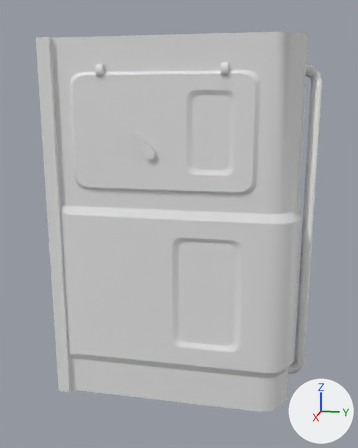
An edit to the Blender file Sources/Unity/Assets/EVA/CrewCabin.blend, drawn before and after from the same camera.
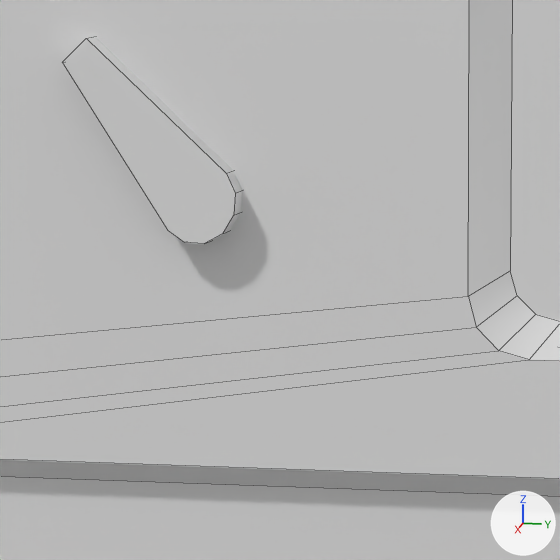
Each version is shown whole from a 50 mm camera at (3.069, 0.633, 0.58) aimed at (0.049, 0.029, -0.175), then close up on the part from 34% to 56% of the width and 28% to 45% of the height. Every picture has the same lights, and +X, +Y and +Z are marked at lower right. The close-ups show mesh edges as thin lines. Materials are left out; every surface is plain grey.

Script lines for the objects in view, before the commit:
```python
me_mk2crewcabin_001 = bpy.data.meshes.new('Mk2CrewCabin.001')
me_mk2crewcabin_001.from_pydata(...)  # 692 vertices, 644 faces; spans x -0.97..0.98, y -0.72..0.8, z -0.85..0.85
me_mk2crewcabin_001.materials.append(mat_material)
me_mk2crewcabin_012 = bpy.data.meshes.new('Mk2CrewCabin.012')
me_mk2crewcabin_012.from_pydata(...)  # 82 vertices, 5 faces; spans x -0.95..0.95, y 0.21..0.72, z -0.52..0.71
me_mk2crewcabin_012.materials.append(mat_material_001)
ob_model = bpy.data.objects.new('Model', me_mk2crewcabin_001)
ob_model.parent = ob_crewcabin
ob_model.matrix_parent_inverse = Matrix(((1.0, 0.0, 0.0, 0.0), (0.0, 0.0, 1.0, 0.0), (0.0, -1.0, 0.0, 0.0), (0.0, 0.0, 0.0, 1.0)))
ob_model.location = (0.0, 0.0, 0.0)
ob_model.rotation_mode = 'ZYX'
_m = ob_model.modifiers.new('EdgeSplit', 'EDGE_SPLIT')
_m.use_edge_angle = False
ob_windows = bpy.data.objects.new('Windows', me_mk2crewcabin_012)
ob_windows.parent = ob_crewcabin
ob_windows.matrix_parent_inverse = Matrix(((1.0, 0.0, 0.0, 0.0), (0.0, 0.0, 1.0, 0.0), (0.0, -1.0, 0.0, 0.0), (0.0, 0.0, 0.0, 1.0)))
ob_windows.location = (0.0, 0.0, 0.0)
ob_windows.rotation_mode = 'ZYX'
_m = ob_windows.modifiers.new('EdgeSplit', 'EDGE_SPLIT')
_m.use_edge_angle = False
```
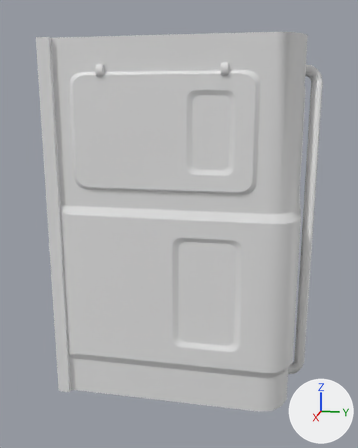
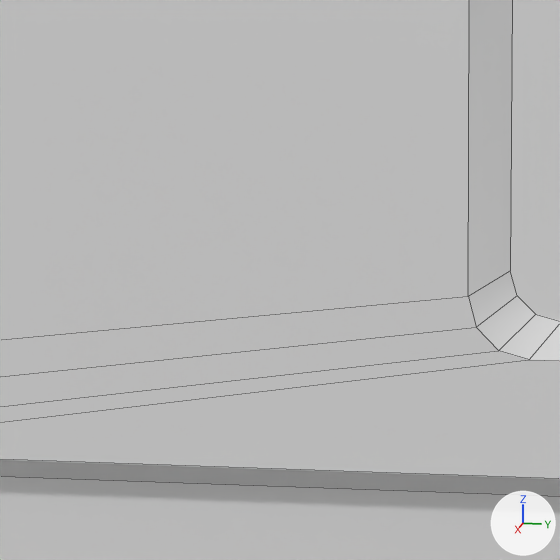
Where the change shows, as pixel boxes [x1, y1, x2, y2] in the close-ups (560 x 560 px):
part 1 of me_mk2crewcabin_001, deleted
    before: [63, 37, 242, 244]

Edits to the bpy script that builds the scene:
```text
Change me_mk2crewcabin_001:
    where me_mk2crewcabin_001.from_pydata(...)  # 692 vertices, 644 faces; spans x -0.97..0.98, y -0.72..0.8, z -0.85..0.85
    used by ob_model
    me_mk2crewcabin_001 part 1: the loose piece of 18 vertices spanning x 0.96..0.98, y 0.01..0.11, z 0.34..0.46 is deleted
```
